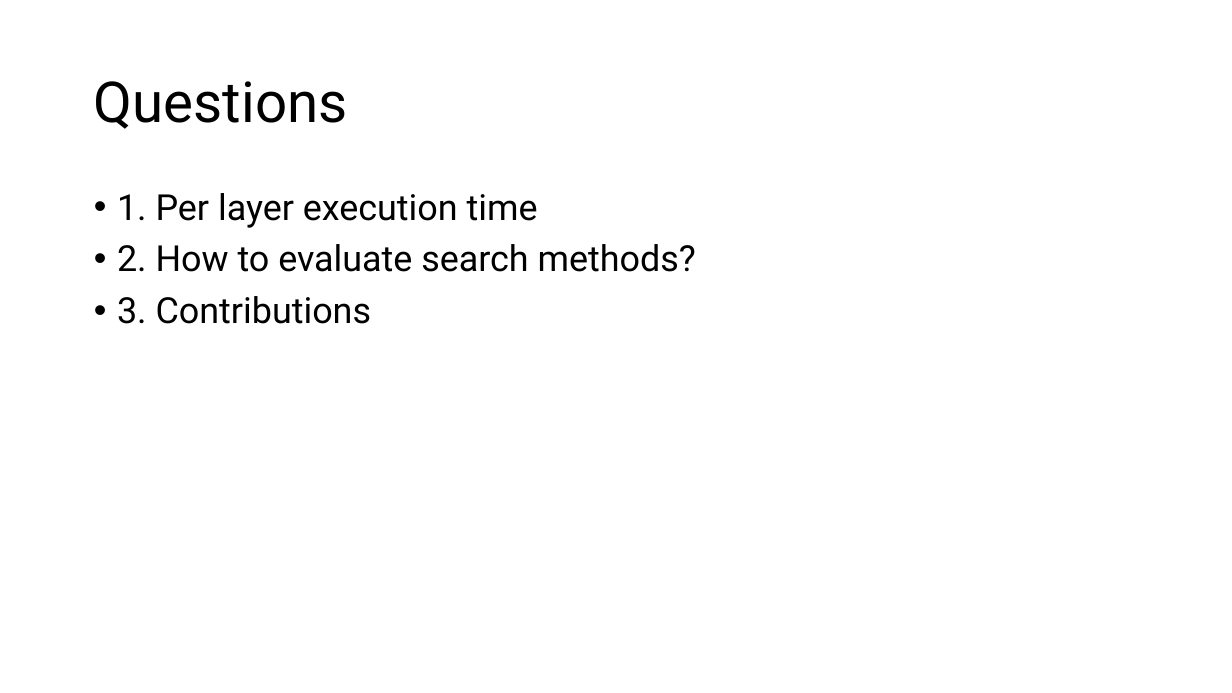
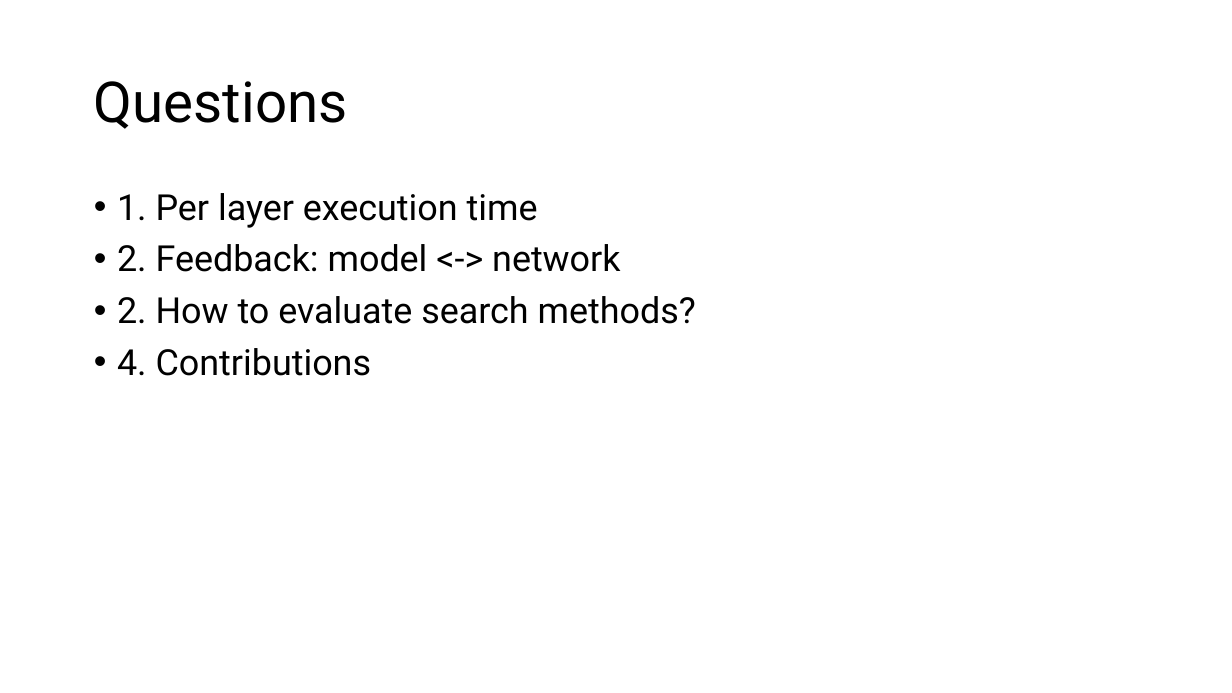
Before and after one commit to GXG-CS/on_device_learning, a slide deck: slide 18 of micro-network-project.pptx (slide 17 before the commit). Drawn at 1232x693 pixels with LibreOffice and Linux fonts; fonts in the diff are those of the drawing. Boxes give left, top, right and bottom in pixels: in the first picture for what was removed or moved away, otherwise in the second. Text is boxed around its words. In the diff, an @@ line names an element or a change of style, - is before the commit and + after.

Commit message:
feedback

```diff
--- a/micro-network-project.pptx
+++ b/micro-network-project.pptx
@@ text at (117, 244, 620, 272): paragraph added @@
+• 2. Feedback: model <-> network
@@ text at (117, 348, 372, 376): text changed @@
-• 3. Contributions
+• 4. Contributions
```
Also in this commit, not shown: 3 other slides changed, 2 slides added.
